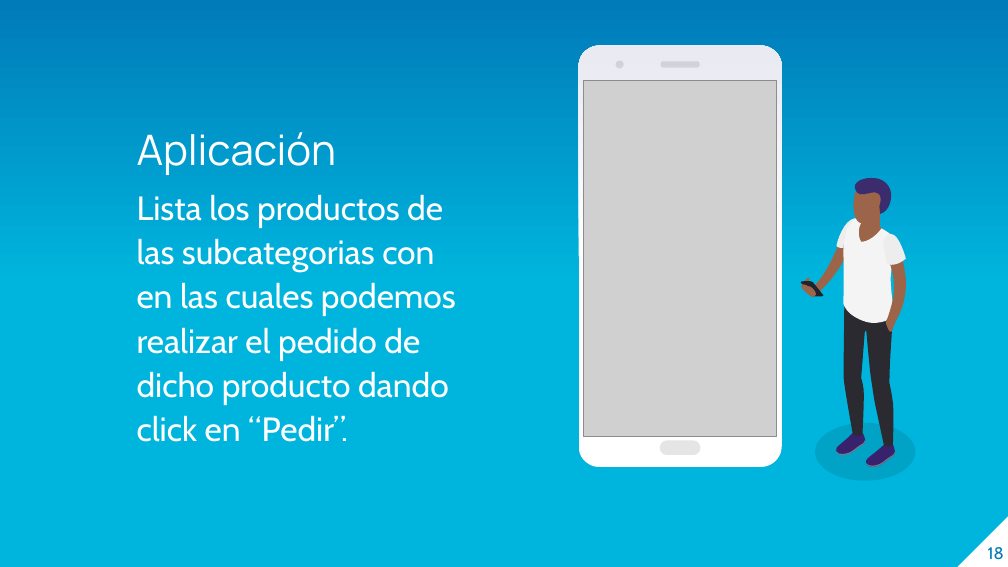
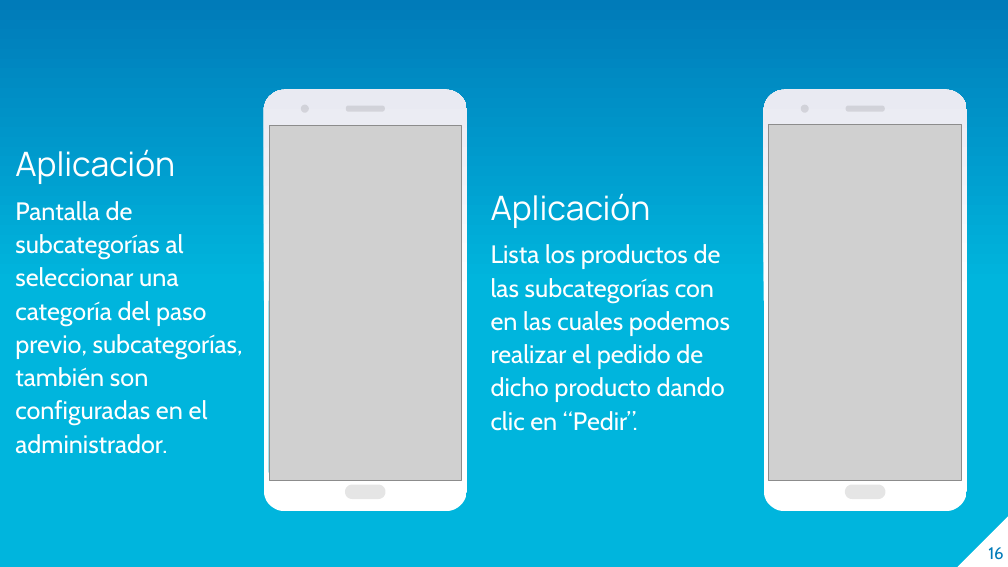
Before and after one commit to lcoronelcosta/integradora, a slide deck: slide 16 of Segundo Borrador - Luis Coronel.pptx (slide 18 before the commit). Drawn at 1008x567 pixels with LibreOffice and Linux fonts; fonts in the diff are those of the drawing; grey boxes stand for pictures. Boxes give left, top, right and bottom in pixels: in the first picture for what was removed or moved away, otherwise in the second. Text is boxed around its words. In the diff, an @@ line names an element or a change of style, - is before the commit and + after.

```diff
--- a/Segundo Borrador - Luis Coronel.pptx
+++ b/Segundo Borrador - Luis Coronel.pptx
@@ freeform shape added at [264,90,468,511], fill gradient #FFFFFF to #E9EAF2 @@
@@ freeform shape: place and size @@
-freeform shape at [616,60,624,69]
+freeform shape at [300,105,308,113]
@@ freeform shape added at [346,106,385,112], fill #000000 at 10% opacity @@
@@ freeform shape added at [800,105,808,113], fill #000000 at 10% opacity @@
@@ 2 freeform shapes, 1 picture: place and size @@
-2 freeform shapes, 1 picture at [579,45,782,467]
+2 freeform shapes, 1 picture at [764,90,968,511]
@@ text added at [15,149,243,454], 18 pt, text #FFFFFF @@
+Aplicación
+Pantalla de subcategorías al seleccionar una categoría del paso previo, subcategorías, también son configuradas en el administrador.
@@ picture added at [269,125,462,480] @@
@@ text "Aplicación": place and size @@
-text "Aplicación" at [137,132,456,442]
+text "Aplicación" at [491,193,730,431]
@@ text at [491,193,651,228]: size 30 to 24 pt in "Aplicación" @@
@@ group removed at [800,178,906,467]: 15 freeform shapes @@
@@ text at [491,244,730,431]: text changed; size 24 to 18 pt @@
-Lista los productos de las subcategorias con en las cuales podemos realizar el pedido de dicho producto dando click en “Pedir”.
+Lista los productos de las subcategorías con en las cuales podemos realizar el pedido de dicho producto dando clic en “Pedir”.
@@ freeform shape: place and size @@
-freeform shape at [660,440,701,455]
+freeform shape at [345,485,385,499]
@@ freeform shape: place and size @@
-freeform shape at [815,423,915,481]
+freeform shape at [845,485,885,499]
@@ page number at [988,547,1003,560]: text changed @@
-18
+16
```
Also in this commit, not shown: 13 other slides changed, 1 slide added, 2 slides removed, 5 other files.
